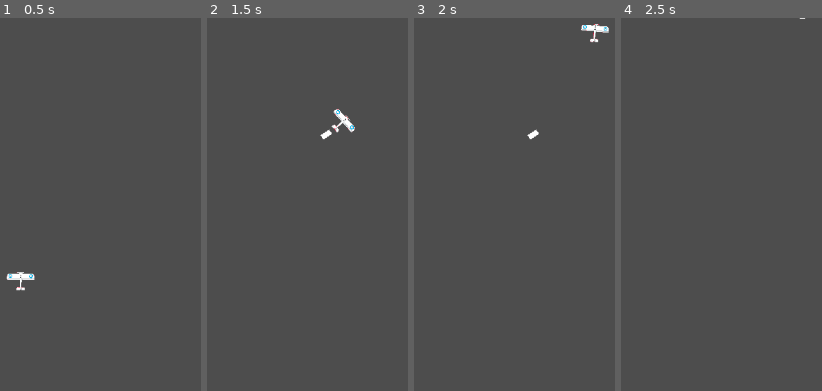
Above: before the commit, frames 1-4 (left to right).
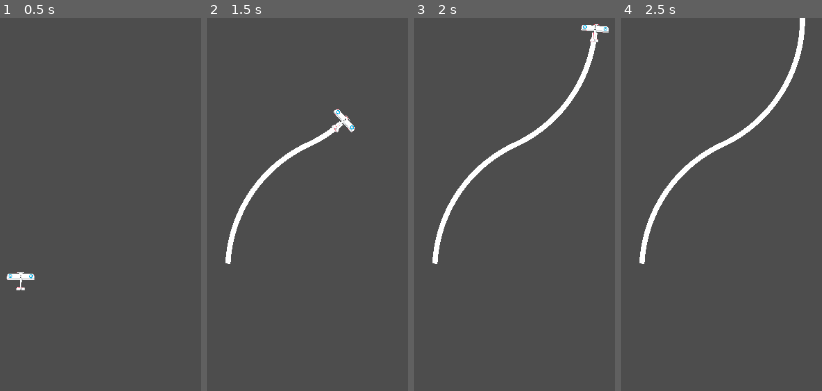
Above: after the commit, the same moments.

Repository: Levartar/2025-Brackeys-Game-Jam
Game: Godot game, scene res://scenes/game.tscn
Same seed, same stepped clock (60 frames per second), same inputs: the game is played once before the commit and once after it.
Inputs:
- Up to frame 1 (0.5 s): no input
- Up to frame 2 (1.5 s): hold D (right) 0.53-1.28 s; hold Space (deploy) 0.53-1.28 s; hold A (left) from 1.28 s (still down); tap Space (deploy) at 1.35 s
- Up to frame 3 (2 s): keep holding A (left)
- Up to frame 4 (2.5 s): release A (left) at 2.03 s; hold D (right) from 2.03 s (still down); hold Space (deploy) from 2.03 s (still down)

Frame 1 is identical in both runs. In frame 2, 1.4% of the frame differs, in the area x 8-68%, y 27-66%; in frame 3, 2.2%; in frame 4, 2.4%, in the area x 8-92%, y 0-66%.

Commit message:
added support for persistent trails

Diff:
--- a/scenes/game.tscn
+++ b/scenes/game.tscn
@@ -1,7 +1,6 @@
-[gd_scene load_steps=3 format=3 uid="uid://6bypeyngjdqj"]
+[gd_scene load_steps=2 format=3 uid="uid://6bypeyngjdqj"]
 
 [ext_resource type="PackedScene" uid="uid://chmmcxfcwm47k" path="res://scenes/plane.tscn" id="1_uwrxv"]
-[ext_resource type="PackedScene" uid="uid://xhg61dett2ax" path="res://scenes/trail.tscn" id="2_yqjtg"]
 
 [node name="Game" type="Node2D"]
 
@@ -10,5 +9,3 @@
 
 [node name="Plane" parent="." instance=ExtResource("1_uwrxv")]
 position = Vector2(297.99997, 274)
-
-[node name="Trail" parent="." instance=ExtResource("2_yqjtg")]
--- a/scripts/plane.gd
+++ b/scripts/plane.gd
@@ -2,29 +2,48 @@
 
 @export var speed = 400
 @export var rotation_speed = 1.5
+@export var cool_down = 2.0
 
 var rotation_direction = 0
 var deploying: bool = false
 var last_deployment_state: bool = false
 var trail: Line2D
+var trail_scene: PackedScene = preload("res://scenes/Trail.tscn")
+var latest_trail: Node
+
+var cooling_down: bool = false
+var current_cool_down: float = 0.0
 
 func _ready() -> void:
-  trail = get_parent().get_node("Trail")
+  current_cool_down = cool_down
 
 func get_input():
   rotation_direction = Input.get_axis("left", "right")
   velocity = transform.y * -1 * speed
-  deploying = Input.is_action_pressed("deploy")
+  deploying = Input.is_action_just_pressed("deploy")
 
-func _process(_delta: float) -> void:
-  if deploying != last_deployment_state:
-    trail.deploying = !trail.deploying
+func _process(delta: float) -> void:
+  if cooling_down:
+    current_cool_down -= delta
+    if current_cool_down <= 0:
+      cooling_down = false
+      current_cool_down = cool_down
+  else:
     if deploying:
-      trail.clear_points()
-    last_deployment_state = deploying
+      latest_trail = trail_scene.instantiate()
+      get_parent().add_child(latest_trail)
+
+    # if deploying != last_deployment_state:
+    #   latest_trail = trail_scene.instantiate()
+    #   get_parent().add_child(latest_trail)
+    #   # if deploying: latest_trail.clear_points()
+    #   last_deployment_state = deploying
 
 
 func _physics_process(delta):
   get_input()
   rotation += rotation_direction * rotation_speed * delta
   move_and_slide()
+
+func activate_cooldown() -> void:
+  cooling_down = true
--- a/scripts/trail.gd
+++ b/scripts/trail.gd
@@ -4,20 +4,19 @@
 @export var min_distance = 5
 
 var plane: CharacterBody2D
-var deploying: bool
+var is_current: bool = true
 
 func _ready() -> void:
   clear_points()
   plane = get_parent().get_node("Plane")
 
 func _process(_delta):
-  if plane == null:
-    return
+  if plane == null: print("Trail could not find Plane instance!"); return
+  if is_current:
+    var pos = plane.global_position
+    if (points.is_empty() or pos.distance_to(points[-1]) > min_distance):
+      add_point(pos)
 
-  var pos = plane.global_position
-
-  if deploying and (points.is_empty() or pos.distance_to(points[-1]) > min_distance):
-    add_point(pos)
-
-  while points.size() > max_points:
-    clear_points()
+    if points.size() > max_points:
+      is_current = false
+      plane.activate_cooldown()
